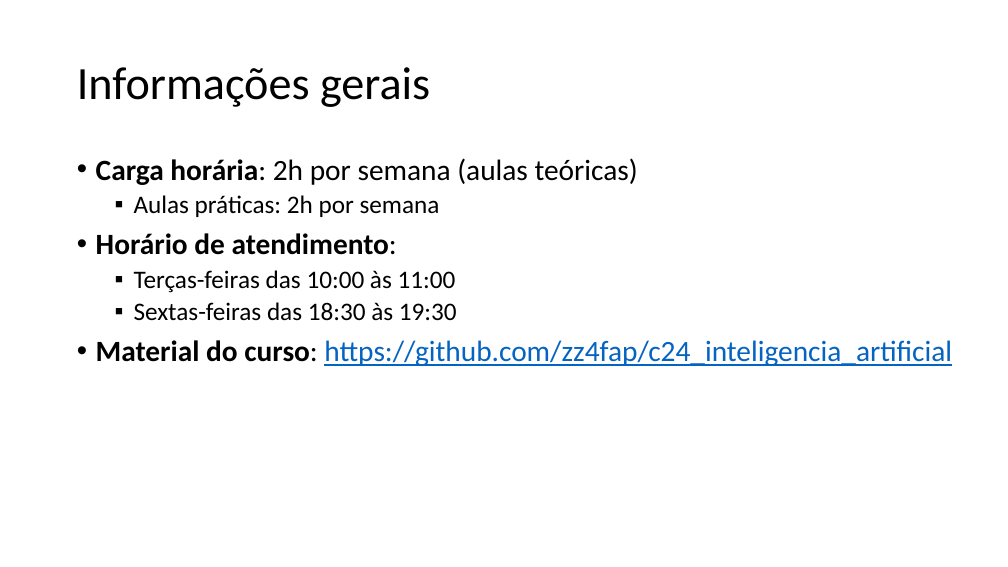
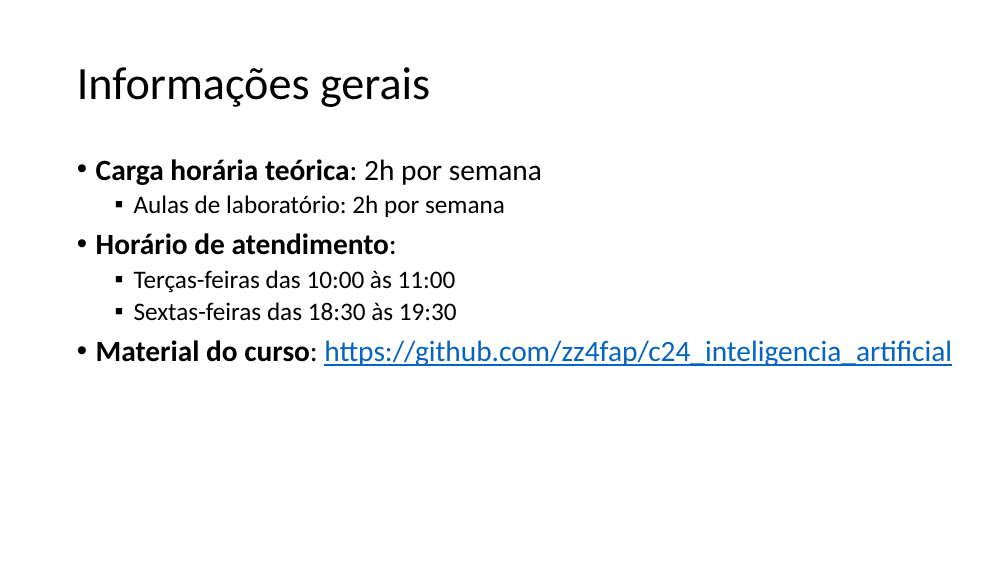
Before and after one commit to zz4fap/c24_inteligencia_artificial, a slide deck: slide 2 of slides/C24_Introdução.pptx. Drawn at 1008x567 pixels with LibreOffice and Linux fonts; fonts in the diff are those of the drawing. Boxes give left, top, right and bottom in pixels: in the first picture for what was removed or moved away, otherwise in the second. Text is boxed around its words. In the diff, an @@ line names an element or a change of style, - is before the commit and + after.

```diff
--- a/slides/C24_Introdução.pptx
+++ b/slides/C24_Introdução.pptx
@@ text at [96,159,542,217]: text changed @@
-• Carga horária: 2h por semana (aulas teóricas)
-  ▪ Aulas práticas: 2h por semana
+• Carga horária teórica: 2h por semana
+  ▪ Aulas de laboratório: 2h por semana
```
Also in this commit, not shown: 21 other slides changed, 1 slide added, 1 other file.
